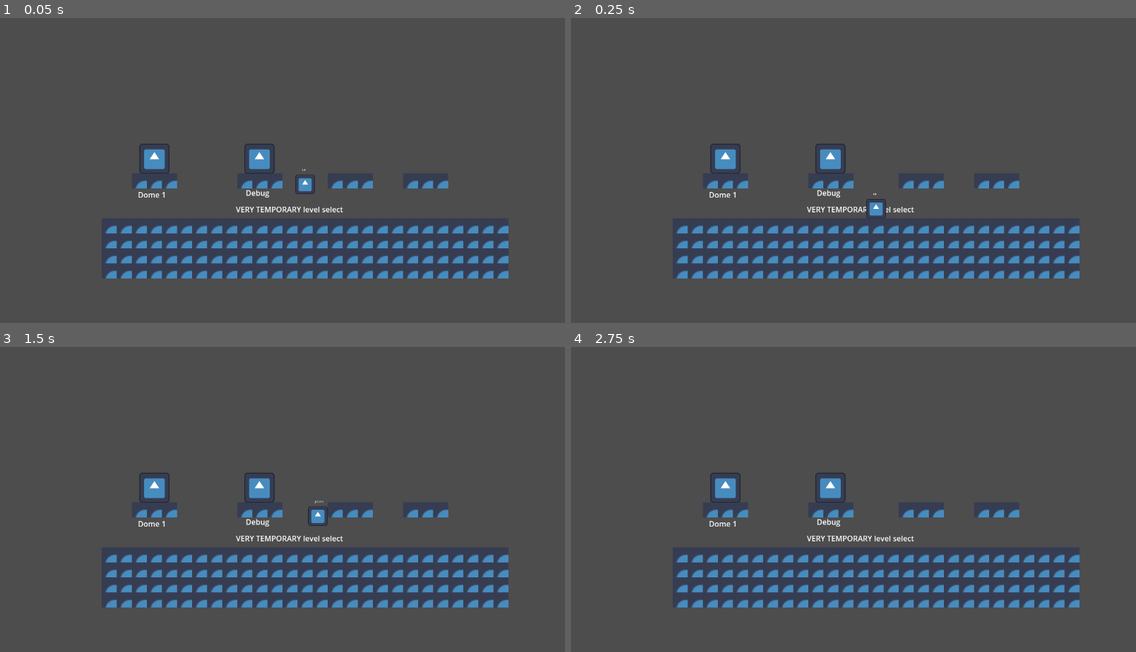
Above: before the commit, frames 1-4 (two rows, left to right).
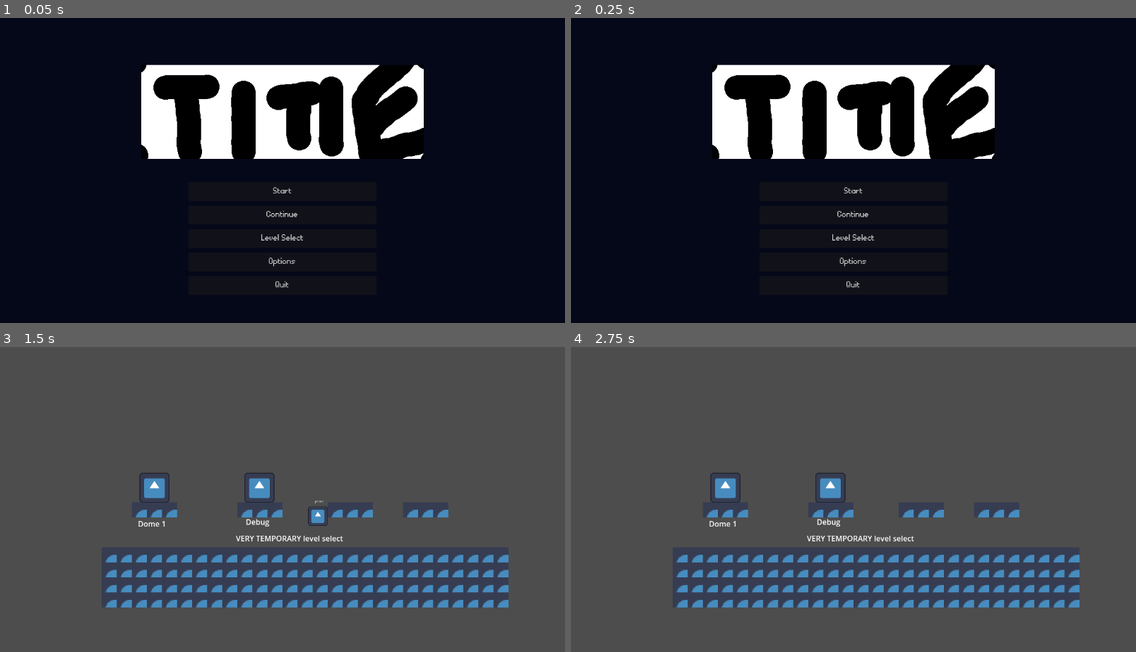
Above: after the commit, the same moments.

Repository: WholeYear12GameDesign/GrandmaGame
Game: Godot game, scene res://Scenes/Menu.tscn
Same seed, same stepped clock (60 frames per second), same inputs: the game is played once before the commit and once after it. Before the commit the project starts from res://Scenes/main.tscn. The engine's default icon, where the game draws it, is replaced by a stand-in: a white triangle on a blue panel in a dark square.
Inputs (mouse positions are in pixels of both pictures, inside the frame that each line leads up to):
- Up to frame 1 (0.05 s): no input
- Up to frame 2 (0.25 s): no input
- Up to frame 3 (1.5 s): click (282, 520) at 0.5 s, where only the run after the commit has a clickable "Start"; tap Enter at 1.25 s; hold D (right) from 1.28 s (still down); hold Space (jetpack) from 1.28 s (still down)
- Up to frame 4 (2.75 s): keep holding D (right); tap W (jump) at 1.52, 2.27 s; release Space (jetpack) at 2.03 s; tap Space (jetpack) at 2.1 s

The runs differ from the first frame. In frame 1, 100% of the frame differs, in the area x 0-100%, y 0-100%; in frame 2, 100%; in frame 3, less than 0.1%; in frame 4, less than 0.1%.

Commit message:
possibly fixed the game

Diff:
--- a/GrandmaBasement/Levels/Dome1/Dome1Screen1.tscn
+++ b/GrandmaBasement/Levels/Dome1/Dome1Screen1.tscn
@@ -1,7 +1,7 @@
 [gd_scene load_steps=3 format=3 uid="uid://cvty8n1cnto1q"]
 
-[ext_resource type="TileSet" uid="uid://dobir4kqibwk2" path="res://Levels/Dome1/TempTilemap.tres" id="1_arhws"]
-[ext_resource type="PackedScene" uid="uid://datsjrdo2jxg0" path="res://Levels/load_screen.tscn" id="2_863mw"]
+[ext_resource type="TileSet" uid="uid://dobir4kqibwk2" path="res://Tilemaps/TempTilemap.tres" id="1_arhws"]
+[ext_resource type="PackedScene" uid="uid://c7r6supcircgn" path="res://Levels/load_screen.tscn" id="2_863mw"]
 
 [node name="Dome1Screen1" type="Node2D"]
 
--- /dev/null
+++ b/GrandmaBasement/Player/states/block.tscn
@@ -0,0 +1,6 @@
+[gd_scene load_steps=2 format=3 uid="uid://cd2dvj24w68wa"]
+
+[ext_resource type="Script" path="res://Player/states/block.gd" id="1_6lv40"]
+
+[node name="block" type="Node"]
+script = ExtResource("1_6lv40")
--- a/GrandmaBasement/project.godot
+++ b/GrandmaBasement/project.godot
@@ -11,7 +11,7 @@
 [application]
 
 config/name="GrandmaBasement"
-run/main_scene="res://Scenes/main.tscn"
+run/main_scene="res://Scenes/Menu.tscn"
 config/features=PackedStringArray("4.1", "Forward Plus")
 config/icon="res://Art assets/icon.svg"
 
@@ -23,6 +23,7 @@
 
 window/size/viewport_width=1200
 window/size/viewport_height=650
+window/stretch/mode="viewport"
 window/stretch/aspect="expand"
 
 [input]
@@ -68,3 +69,12 @@
 , Object(InputEventKey,"resource_local_to_scene":false,"resource_name":"","device":-1,"window_id":0,"alt_pressed":false,"shift_pressed":false,"ctrl_pressed":false,"meta_pressed":false,"pressed":false,"keycode":0,"physical_keycode":4194322,"key_label":0,"unicode":0,"echo":false,"script":null)
 ]
 }
+free_oxygen={
+"deadzone": 0.5,
+"events": [Object(InputEventKey,"resource_local_to_scene":false,"resource_name":"","device":-1,"window_id":0,"alt_pressed":false,"shift_pressed":false,"ctrl_pressed":false,"meta_pressed":false,"pressed":false,"keycode":0,"physical_keycode":4194332,"key_label":0,"unicode":0,"echo":false,"script":null)
+]
+}
+
+[rendering]
+
+textures/canvas_textures/default_texture_filter=0
Not shown: 1 places in GrandmaBasement/Scenes/Menu.tscn that only renumber resources
Not shown: 1 places in GrandmaBasement/Scenes/main.tscn that only renumber resources
